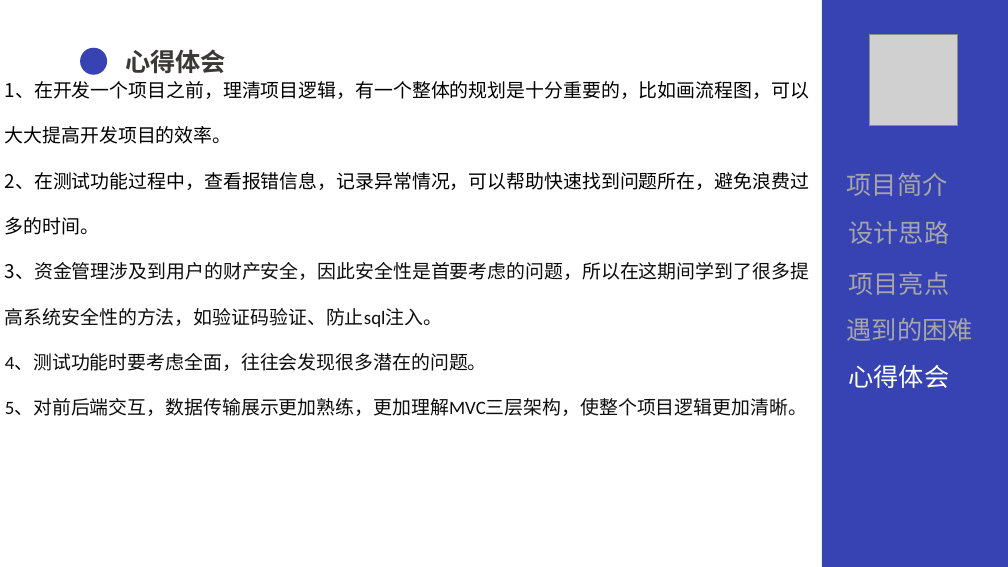
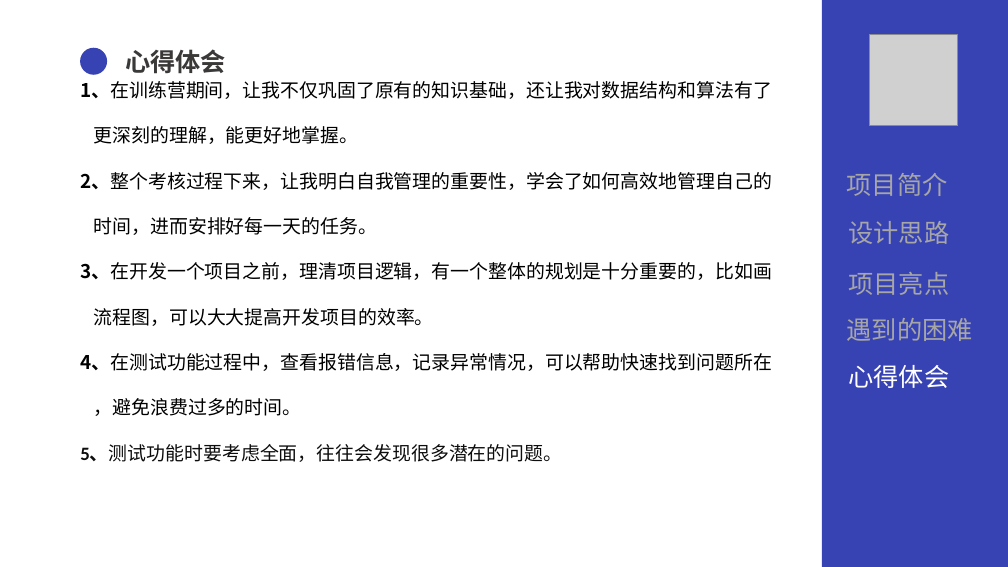
Before and after one commit to fjm0126/Qg-MoneySystem, a slide deck: slide 16 of doucument/QG答辩.pptx. Drawn at 1008x567 pixels with LibreOffice and Linux fonts; fonts in the diff are those of the drawing; grey boxes stand for pictures. Boxes give left, top, right and bottom in pixels: in the first picture for what was removed or moved away, otherwise in the second. Text is boxed around its words. In the diff, an @@ line names an element or a change of style, - is before the commit and + after.

```diff
--- a/doucument/QG答辩.pptx
+++ b/doucument/QG答辩.pptx
@@ text at (80, 81, 772, 462): text changed; font Calibri to Noto Sans CJK SC; text colour #0D0D0D to #000000 @@
-1、在开发一个项目之前，理清项目逻辑，有一个整体的规划是十分重要的，比如画流程图，可以
-大大提高开发项目的效率。
-2、在测试功能过程中，查看报错信息，记录异常情况，可以帮助快速找到问题所在，避免浪费过
-多的时间。
-3、资金管理涉及到用户的财产安全，因此安全性是首要考虑的问题，所以在这期间学到了很多提
-高系统安全性的方法，如验证码验证、防止sql注入。
-4、测试功能时要考虑全面，往往会发现很多潜在的问题。
-5、对前后端交互，数据传输展示更加熟练，更加理解MVC三层架构，使整个项目逻辑更加清晰。
+1、在训练营期间，让我不仅巩固了原有的知识基础，还让我对数据结构和算法有了
+更深刻的理解，能更好地掌握。
+2、整个考核过程下来，让我明白自我管理的重要性，学会了如何高效地管理自己的
+时间，进而安排好每一天的任务。
+3、在开发一个项目之前，理清项目逻辑，有一个整体的规划是十分重要的，比如画
+流程图，可以大大提高开发项目的效率。
+4、在测试功能过程中，查看报错信息，记录异常情况，可以帮助快速找到问题所在
+，避免浪费过多的时间。
+5、测试功能时要考虑全面，往往会发现很多潜在的问题。
```
Also in this commit, not shown: 10 other slides changed, 1 other file.
